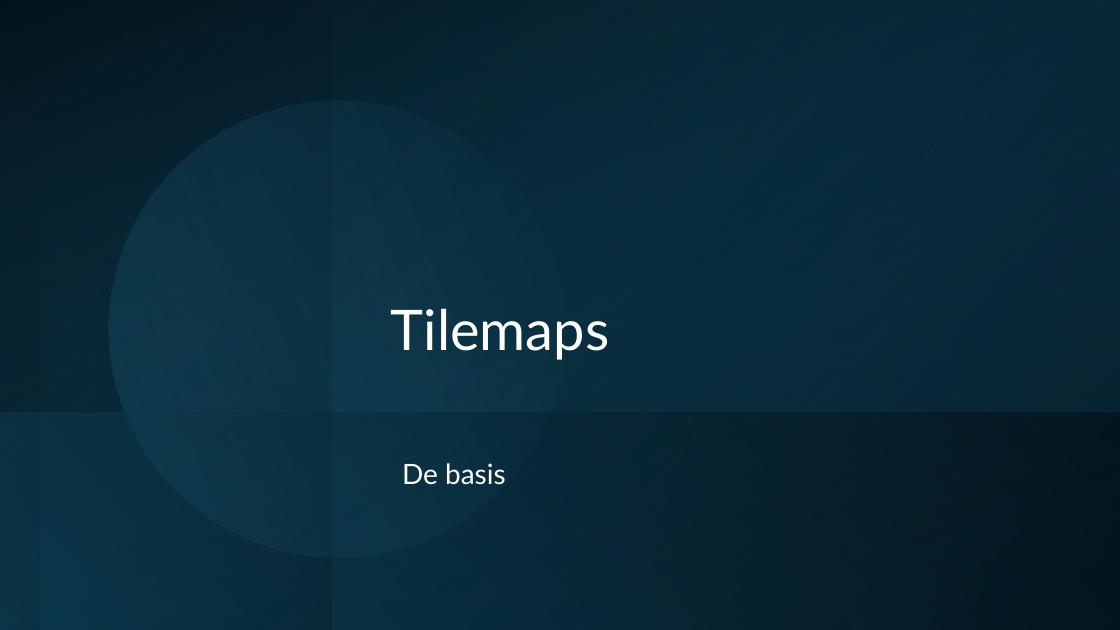
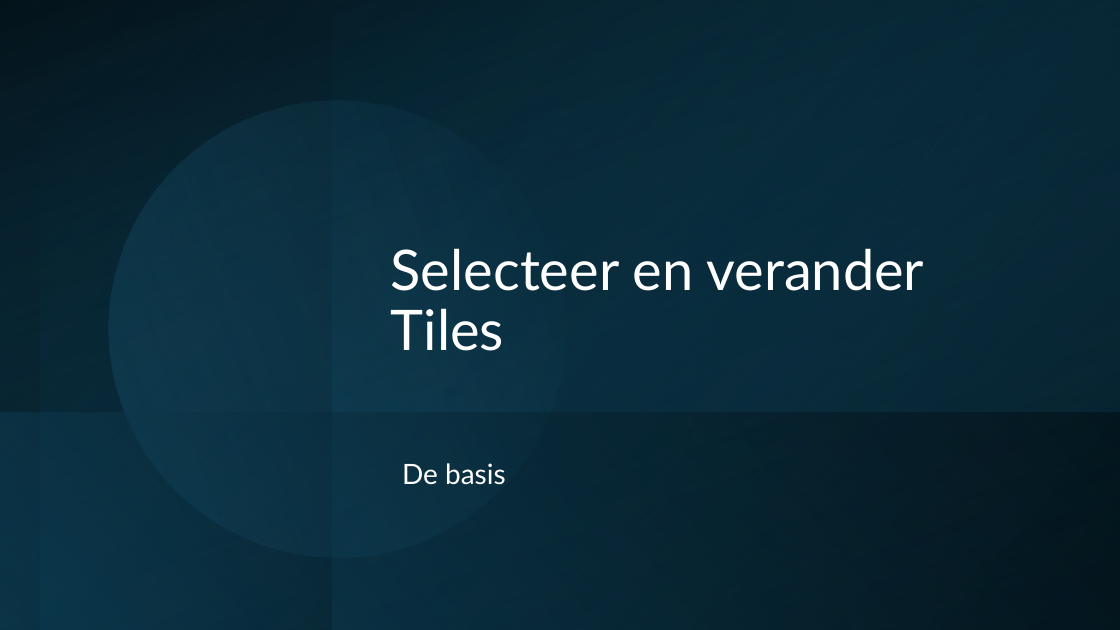
Before and after one commit to djsjollema/lessen-gamedevelopment, a slide deck: slide 1 of M4/GDV_2D_Gym/les2/gdv-2d-gym-les2.pptx. Drawn at 1120x630 pixels with LibreOffice and Linux fonts; fonts in the diff are those of the drawing. Boxes give left, top, right and bottom in pixels: in the first picture for what was removed or moved away, otherwise in the second. Text is boxed around its words. In the diff, an @@ line names an element or a change of style, - is before the commit and + after.

```diff
--- a/M4/GDV_2D_Gym/les2/gdv-2d-gym-les2.pptx
+++ b/M4/GDV_2D_Gym/les2/gdv-2d-gym-les2.pptx
@@ title at [391, 248, 924, 351]: text changed @@
-Tilemaps
+Selecteer en verander Tiles
```
Also in this commit, not shown: 9 slides added, 3 slides removed, 5 other files.
